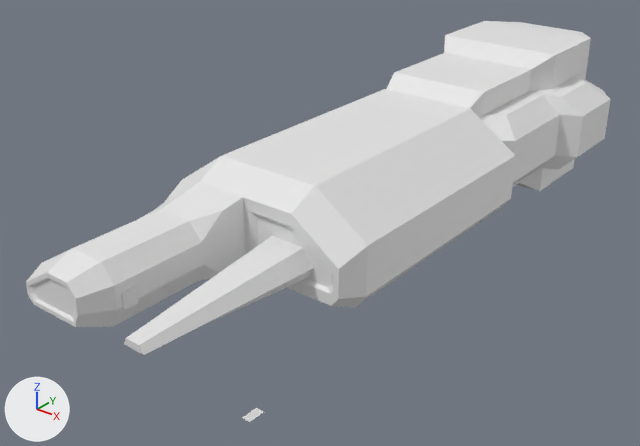
One commit to the Blender file rubens-psx-engine/Content/hallway.blend: the scene before it, then after it.
Before and after are seen from a 50 mm camera at (167.0, -272.0, 127.0) aimed at (-20.0, -38.0, -18.0). Arrows for +X, +Y and +Z are at lower left; the lights stay in place. Materials are left out; every surface is plain grey.
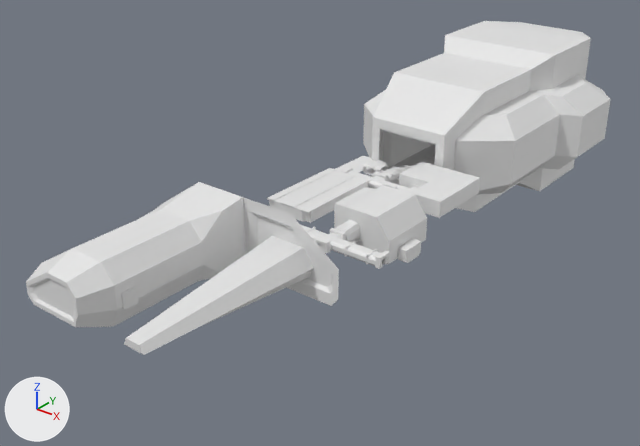
Changed parts and their boxes (x1, y1, x2, y2) in the pictures (640 x 446 px):
```json
{"object": "Cube.003", "change": "hidden", "before": [165, 89, 515, 308]}
{"object": "BézierCurve", "change": "hidden", "before": [172, 403, 258, 426]}
{"object": "Botanical\\", "change": "unchanged, uncovered by the edit", "after": [334, 185, 427, 264]}
{"object": "Creq_quarters", "change": "unchanged, uncovered by the edit", "after": [267, 168, 370, 223]}
{"object": "Plane.024", "change": "unchanged, uncovered by the edit", "after": [399, 162, 480, 218]}
```

Edits to the scene script, one JSON object a line:
```json
{"op": "add", "block": "ob_cube_003", "code": "ob_cube_003.hide_set(True)"}
{"op": "set", "path": "ob_plane_004", "old": "bpy.data.objects.new('Plane.004', me_plane)", "new": "bpy.data.objects.new('Plane.004', me_plane_001)"}
{"op": "add", "block": "ob_plane_004", "code": "_m = ob_plane_004.modifiers.new('Mirror', 'MIRROR')"}
{"op": "add", "block": "ob_plane_004", "code": "_m.use_clip = True"}
{"op": "set", "path": "ob_plane_006", "old": "bpy.data.objects.new('Plane.006', me_plane)", "new": "bpy.data.objects.new('Plane.006', me_plane_001)"}
{"op": "add", "block": "ob_plane_006", "code": "_m = ob_plane_006.modifiers.new('Mirror', 'MIRROR')"}
{"op": "add", "block": "ob_plane_006", "code": "_m.use_clip = True"}
{"op": "add", "block": "ob_béziercurve", "code": "ob_béziercurve.hide_set(True)"}
{"op": "add", "block": "ob_plane_036", "code": "ob_plane_036.hide_set(True)"}
{"op": "set", "path": "ob_plane_019", "old": "bpy.data.objects.new('Plane.019', me_plane_035)", "new": "bpy.data.objects.new('Plane.019', me_plane_030)"}
{"op": "add", "block": "ob_plane_019", "code": "_m = ob_plane_019.modifiers.new('Mirror', 'MIRROR')"}
{"op": "add", "block": "ob_plane_019", "code": "_m.use_axis = (True, True, False)"}
{"op": "add", "block": "ob_plane_019", "code": "_m.use_clip = True"}
{"op": "set", "path": "ob_plane_015", "old": "bpy.data.objects.new('Plane.015', me_plane_040)", "new": "bpy.data.objects.new('Plane.015', me_plane_030)"}
{"op": "set", "path": "ob_plane_018", "old": "bpy.data.objects.new('Plane.018', me_plane_024)", "new": "bpy.data.objects.new('Plane.018', me_plane_001)"}
{"op": "add", "block": "ob_plane_018", "code": "_m = ob_plane_018.modifiers.new('Mirror', 'MIRROR')"}
{"op": "add", "block": "ob_plane_018", "code": "_m.use_clip = True"}
{"op": "set", "path": "ob_plane_027", "old": "bpy.data.objects.new('Plane.027', me_plane_037)", "new": "bpy.data.objects.new('Plane.027', me_plane_030)"}
{"block": "ob_plane_027", "where": "_m = ob_plane_027.modifiers.new('Mirror', 'MIRROR')"}
{"op": "add", "block": "ob_plane_027", "code": "_m.use_axis = (True, True, False)"}
```
